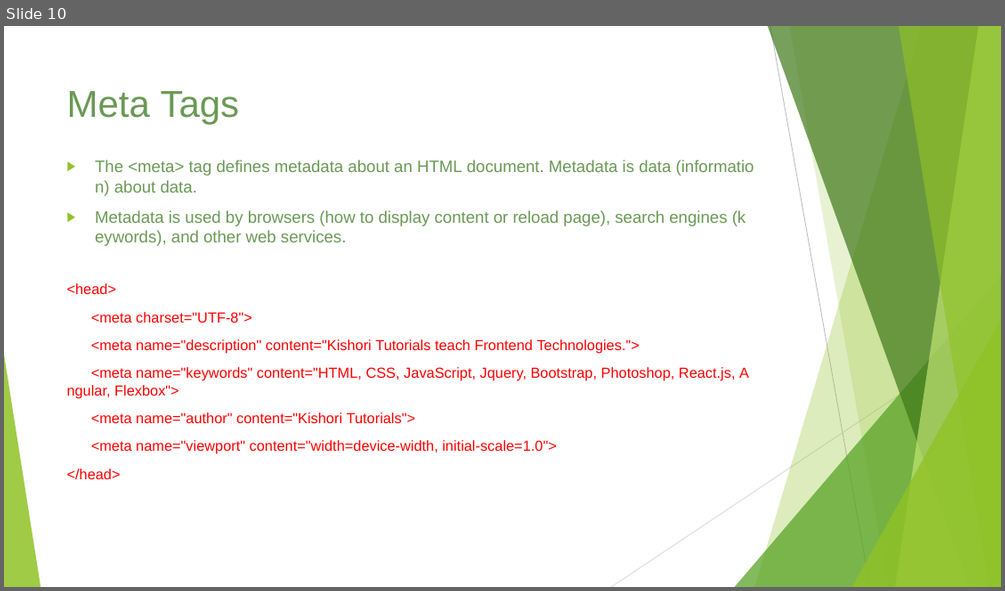
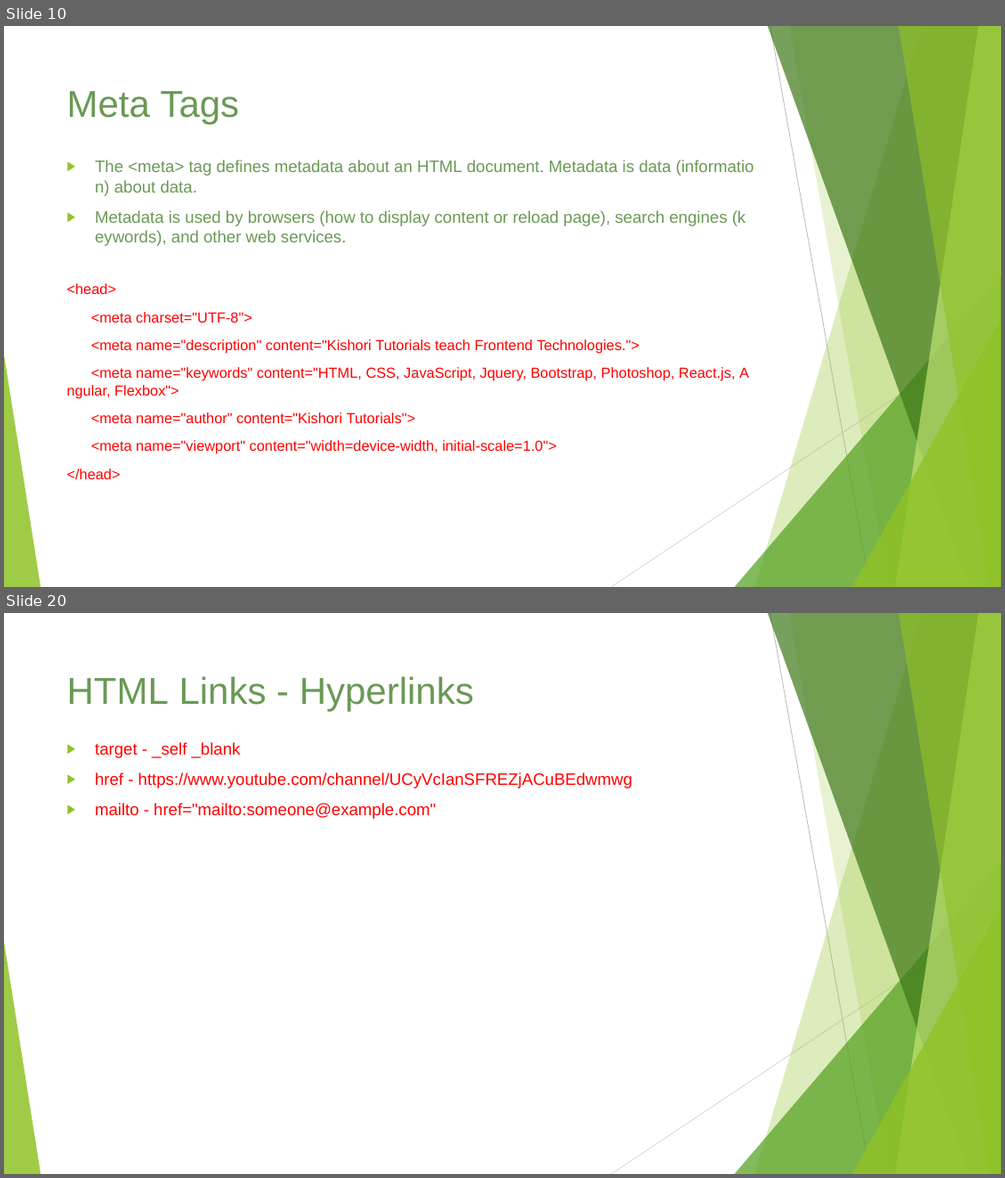
Before and after one commit to ameysawant/webdesigncourse, a slide deck: Web Design Course.pptx. Shown one above the other, each under a label of ours: slide 10 before the commit, slides 10 and 20 after it; the slides between them are not shown. The pictures are 1005x591 and 1005x1178 pixels, drawn with LibreOffice and Linux fonts; fonts in the diff are those of the drawing. Boxes give left, top, right and bottom in pixels: in the first picture for what was removed or moved away, otherwise in the second. Text is boxed around its words. In the diff, an @@ line names an element or a change of style, - is before the commit and + after.

```diff
--- a/Web Design Course.pptx
+++ b/Web Design Course.pptx
@@ slide 20 added at (4, 613, 1001, 1174), background #FFFFFF; not listed: 10 template elements that a slide beside it also shows @@
@@ title added at (67, 676, 474, 711), 36 pt, text #6A9955 @@
+HTML Links - Hyperlinks
@@ text added at (95, 742, 632, 819), 16 pt, text #FF0000 @@
+▶ target - _self _blank
+▶ href - https://www.youtube.com/channel/UCyVcIanSFREZjACuBEdwmwg
+▶ mailto - href="mailto:someone@example.com"
```
Also in this commit, not shown: 6 slides changed, 23 other slides added, 6 other files.
